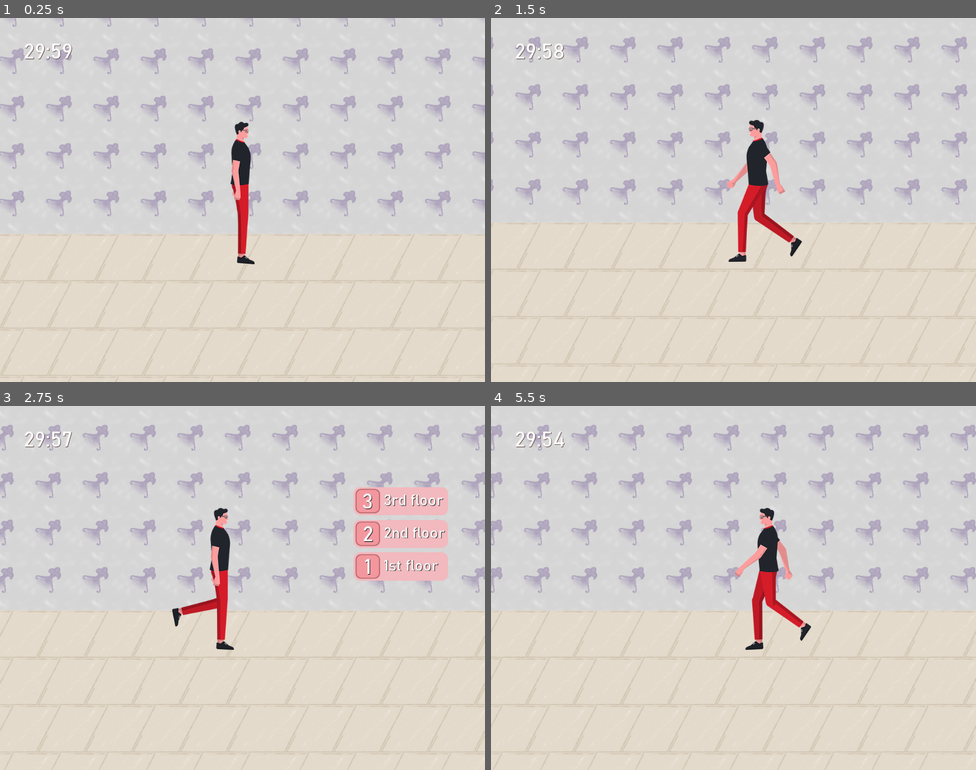
Above: before the commit, frames 1-4 (two rows, left to right).
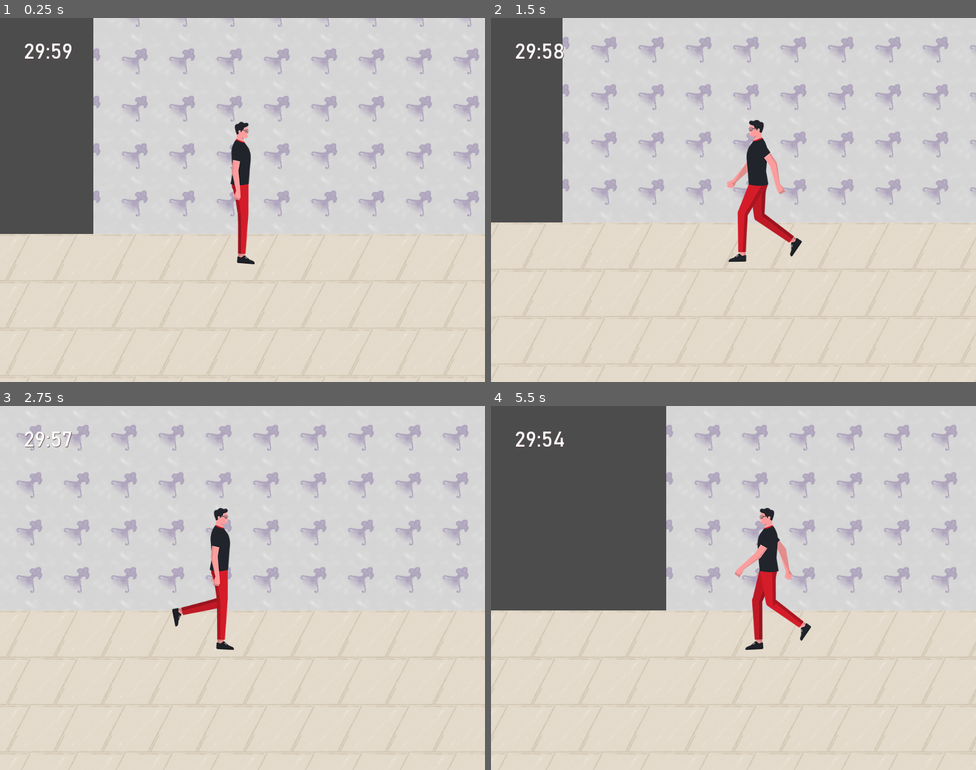
Above: after the commit, the same moments.

Repository: 2nafish117/litwork
Game: Godot game, scene res://source/scenes/Office.tscn
The game is run twice, just before and just after one commit, with the same random seed, the same clock (stepped at 60 frames per second) and the same inputs. This scene is started directly instead of the project's main scene.
Inputs:
- Up to frame 1 (0.25 s): no input
- Up to frame 2 (1.5 s): tap Enter (action_interact) at 0.5, 1.35 s; hold D (move_right) 0.53-1.28 s; hold Enter (action_interact) 0.53-1.28 s; hold A (move_left) from 1.28 s (still down)
- Up to frame 3 (2.75 s): release A (move_left) at 2.03 s; hold D (move_right) from 2.03 s (still down); hold Enter (action_interact) from 2.03 s (still down)
- Up to frame 4 (5.5 s): release Enter (action_interact) at 2.78 s; tap Enter (action_interact) at 2.85, 4.35 s; release D (move_right) at 3.53 s; hold Enter (action_interact) 3.53-4.28 s; hold A (move_left) from 3.53 s (still down); hold Enter (action_interact) from 5.03 s (still down)

The runs differ from the first frame. In frame 1, 20% of the frame differs, in the area x 0-100%, y 0-100%; in frame 2, 17%; in frame 3, 14%; in frame 4, 27%.

Commit message:
node to node2d

Diff:
--- a/source/scenes/Office.tscn
+++ b/source/scenes/Office.tscn
@@ -375,7 +375,7 @@
 shape = SubResource( 11 )
 
 [node name="PlayerCharecter" parent="." instance=ExtResource( 3 )]
-position = Vector2( 1775, -30 )
+position = Vector2( 314.942, -30.212 )
 
 [node name="PlayerCamera" parent="." instance=ExtResource( 4 )]
 current = true
@@ -454,9 +454,9 @@
 
 [node name="Props" type="ParallaxLayer" parent="ParallaxBackground"]
 motion_scale = Vector2( 0.8, 0.8 )
-motion_mirroring = Vector2( 1024, 0 )
-
-[node name="Floor1" type="Node" parent="ParallaxBackground/Props"]
+motion_mirroring = Vector2( 1, 1 )
+
+[node name="Floor1" type="Node2D" parent="ParallaxBackground/Props"]
 
 [node name="File Cabinet 03" type="Sprite" parent="ParallaxBackground/Props/Floor1"]
 position = Vector2( 3977.47, -151.055 )
@@ -538,14 +538,13 @@
 position = Vector2( 3083.36, -172.988 )
 scale = Vector2( 1.07127, 1.07127 )
 frames = SubResource( 12 )
-frame = 4
 playing = true
 
 [node name="AnimatedSprite2" type="AnimatedSprite" parent="ParallaxBackground/Props/Floor1"]
 position = Vector2( 966.479, -170.904 )
 scale = Vector2( 1.07857, 1.07857 )
 frames = SubResource( 13 )
-frame = 7
+frame = 15
 playing = true
 
 [node name="Plant 06" type="Sprite" parent="ParallaxBackground/Props/Floor1"]
@@ -554,7 +553,7 @@
 texture = ExtResource( 32 )
 offset = Vector2( -234.74, -131.334 )
 
-[node name="Floor2" type="Node" parent="ParallaxBackground/Props"]
+[node name="Floor2" type="Node2D" parent="ParallaxBackground/Props"]
 
 [node name="Board 01" type="Sprite" parent="ParallaxBackground/Props/Floor2"]
 position = Vector2( 527.044, -1071.91 )
@@ -607,6 +606,7 @@
 position = Vector2( 794.299, -910.374 )
 scale = Vector2( 0.889251, 0.889251 )
 frames = SubResource( 14 )
+frame = 20
 playing = true
 
 [node name="Conference Table 01" type="Sprite" parent="ParallaxBackground/Props/Floor2"]
@@ -638,7 +638,7 @@
 position = Vector2( 1099.71, -903.632 )
 scale = Vector2( 0.956959, 0.956959 )
 frames = SubResource( 15 )
-frame = 6
+frame = 1
 playing = true
 flip_h = true
 
@@ -646,7 +646,7 @@
 position = Vector2( 622.261, -920.692 )
 scale = Vector2( 1.10547, 1.10547 )
 frames = SubResource( 16 )
-frame = 4
+frame = 6
 playing = true
 
 [node name="Conference Table 02" type="Sprite" parent="ParallaxBackground/Props/Floor2"]
@@ -658,11 +658,11 @@
 position = Vector2( 428.778, -895.82 )
 scale = Vector2( 0.830756, 0.830756 )
 frames = SubResource( 17 )
-frame = 2
+frame = 10
 playing = true
 flip_h = true
 
-[node name="Floor3" type="Node" parent="ParallaxBackground/Props"]
+[node name="Floor3" type="Node2D" parent="ParallaxBackground/Props"]
 
 [node name="Window 03" type="Sprite" parent="ParallaxBackground/Props/Floor3"]
 position = Vector2( 3031.66, -1821.25 )
@@ -762,7 +762,7 @@
 position = Vector2( 3369.2, -1641.13 )
 scale = Vector2( 0.783055, 0.783055 )
 frames = SubResource( 18 )
-frame = 13
+frame = 19
 playing = true
 
 [node name="Desk 04" type="Sprite" parent="ParallaxBackground/Props/Floor3"]
@@ -774,7 +774,7 @@
 position = Vector2( 143.194, -1645.33 )
 scale = Vector2( 1.05274, 1.05274 )
 frames = SubResource( 19 )
-frame = 25
+frame = 15
 playing = true
 
 [node name="Elevator" type="Node2D" parent="."]
